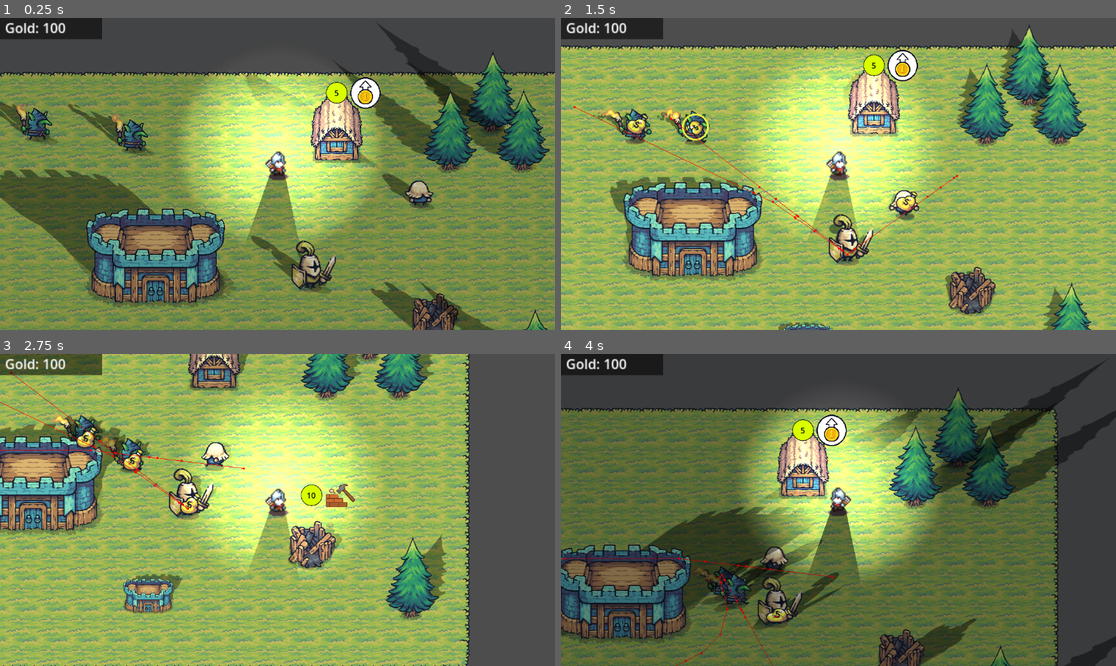
Above: before the commit, frames 1-4 (two rows, left to right).
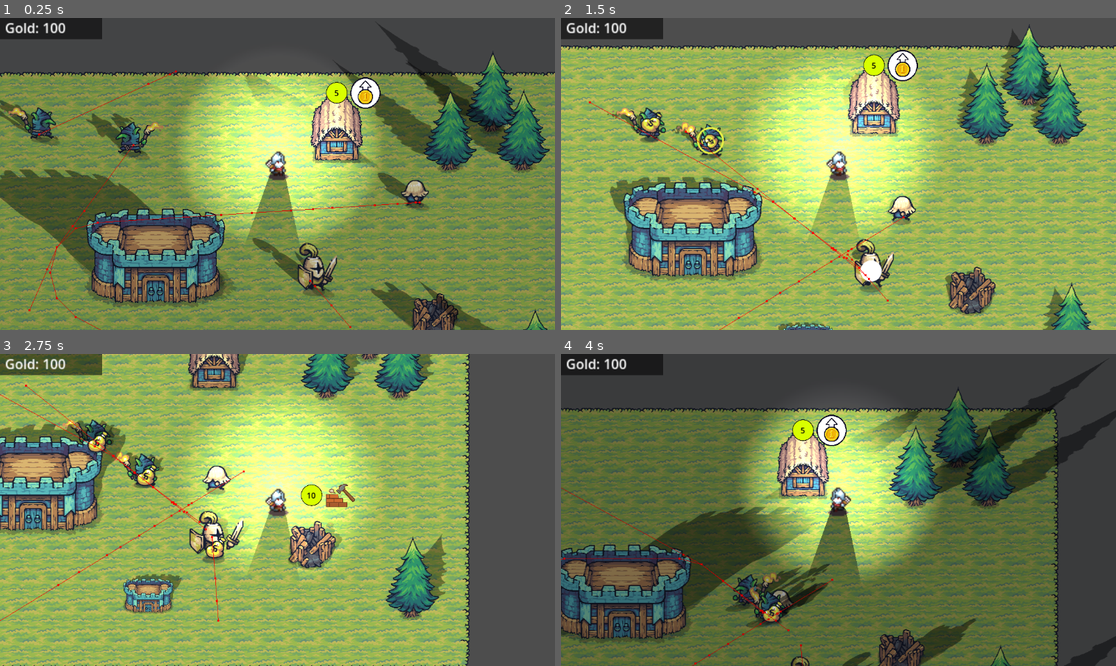
Above: after the commit, the same moments.

Repository: achotai2/battle-game-2D-proto
Game: Godot game, scene res://Scenes/main.tscn
Two runs of this game, one before a commit and one after it. Both use one fixed random seed, a clock stepped at 60 frames per second and the inputs below.
Inputs (mouse positions are in pixels of both pictures, inside the frame that each line leads up to):
- Up to frame 1 (0.25 s): no input
- Up to frame 2 (1.5 s): tap Enter at 0.5 s; move the mouse to (960, 158) at 0.52 s; hold Right (move_right) 0.53-1.28 s; tap Ctrl (attack) at 0.6 s; move the mouse to (727, 189) at 1.27 s; hold S (move_down) from 1.28 s (still down); click (727, 189) at 1.35 s
- Up to frame 3 (2.75 s): move the mouse to (333, 441) at 2.02 s; release S (move_down) at 2.03 s; hold Right (move_right) from 2.03 s (still down); tap Space (interact) at 2.1 s
- Up to frame 4 (4 s): move the mouse to (810, 572) at 2.77 s; release Right (move_right) at 2.78 s; hold W (move_up) 2.78-3.53 s; tap Ctrl (attack) at 2.85 s; move the mouse to (1005, 556) at 3.52 s; press the mouse at (1005, 556) at 3.53 s; hold A (move_left) from 3.53 s (still down)

The runs differ from the first frame. In frame 1, 3.1% of the frame differs, in the area x 0-79%, y 16-100%; in frame 2, 4.2%; in frame 3, 4.6%, in the area x 0-45%, y 5-86%; in frame 4, 3.5%.

Commit message:
Updating to cast types instead of Node2D

Diff:
--- a/Scenes/Units/peasant.tscn
+++ b/Scenes/Units/peasant.tscn
@@ -27,6 +27,7 @@
 collision_layer = 2048
 collision_mask = 3
 script = ExtResource("1_wen5c")
+player = null
 health = NodePath("Health")
 movement = NodePath("AgentMovement")
 animation = NodePath("AgentAnimate")
--- a/Scripts/AgentNodes/agent_move.gd
+++ b/Scripts/AgentNodes/agent_move.gd
@@ -17,7 +17,7 @@
 # --- TUNING ---
 @export_range(0.05, 20.0, 0.05) var repath_interval: float = 1.0
 @export_range(1.0, 200.0, 1.0) var target_repath_distance: float = 250.0
-@export_range(0.1, 5.0, 0.1) var stuck_check_interval: float = 1.0
+@export_range(0.1, 5.0, 0.1) var stuck_check_interval: float = 4.0
 @export_range(0.0, 200.0, 1.0) var min_progress_per_sec: float = 10.0
 @export_range(0.0, 200.0, 1.0) var slow_radius: float = 0.0
 @export_range(0.0, 200.0, 0.5) var accel: float = 0.0
@@ -94,8 +94,14 @@
 # --- MAIN LOOP ---
 
 func tick(delta: float) -> void:
+	# [FIX] Check for auto-meander FIRST.
+	# If we are supposed to meander, start immediately so we don't get put to sleep below.
+	if _order_type == OrderType.NONE and can_meander:
+		_start_self_meander()
+
+	# [OPTIMIZATION] Sleep Check
+	# Now this only triggers if we are NONE (and didn't start meandering) or FROZEN
 	if (_order_type == OrderType.NONE or _order_type == OrderType.FROZEN) and _current_velocity.is_zero_approx():
-		# Still update visuals strictly for Idle animation, then exit
 		if animation: _update_visuals()
 		return
 
@@ -103,8 +109,7 @@
 		move_with_velocity(Vector2.ZERO, delta)
 		return
 
-	if _order_type == OrderType.NONE and can_meander:
-		_start_self_meander()
+	# ... (Rest of logic remains the same) ...
 
 	match _order_type:
 		OrderType.MEANDER, OrderType.MOVE_TO_POS, OrderType.CHASE_NODE:
@@ -122,10 +127,14 @@
 
 	_update_visuals()
 
+
 # --- PATHFINDING CORE ---
 
 func _process_pathfinding(my_pos: Vector2, delta: float) -> void:
 	if nav_agent.is_navigation_finished():
+		# If we return early without this, the unit keeps the last known velocity
+		# and slides off the map (Cruise Control bug).
+		move_with_velocity(Vector2.ZERO, delta)
 		return
 
 	# [OPTIMIZATION] Throttled Path Calculation
Not shown, added: Scripts/Tests/test_worker_animation_logic.gd.uid
